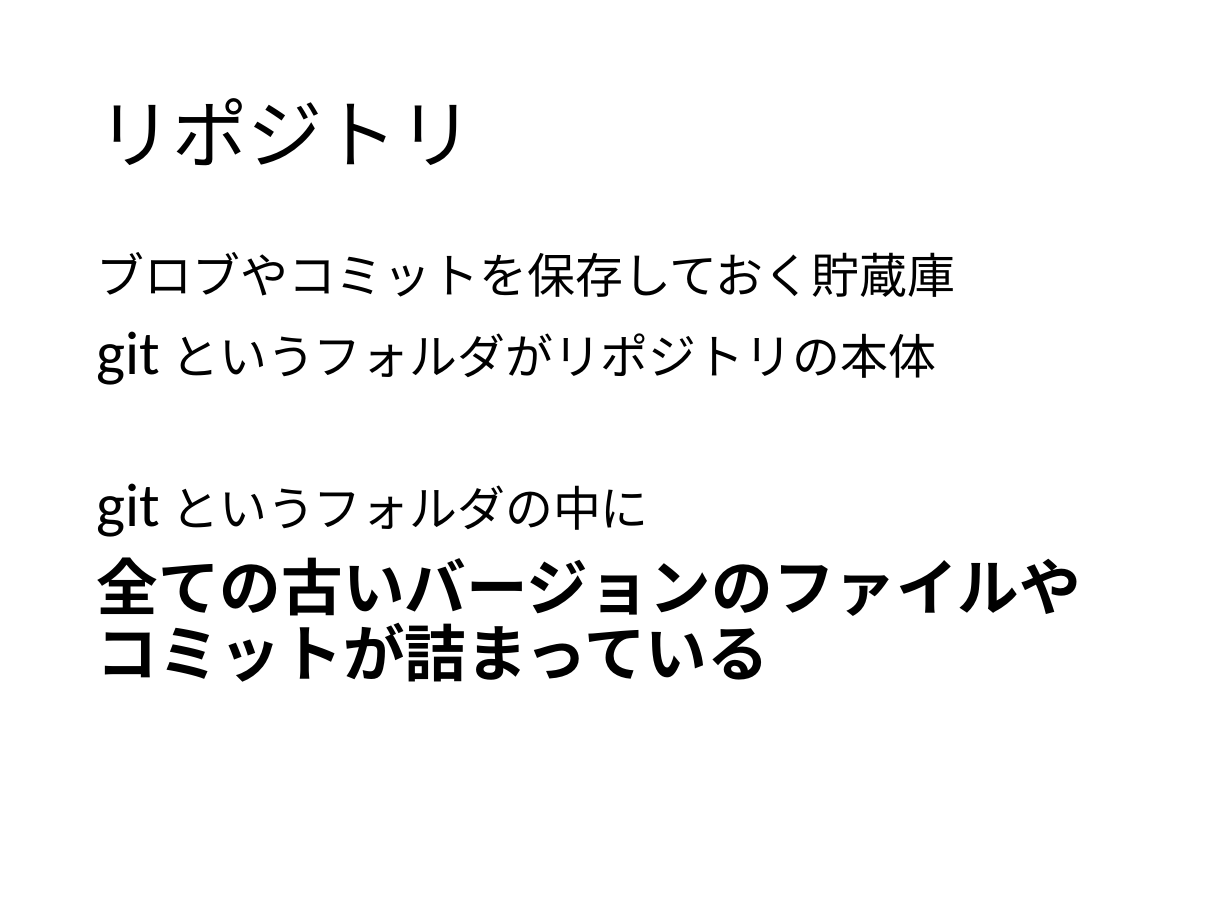
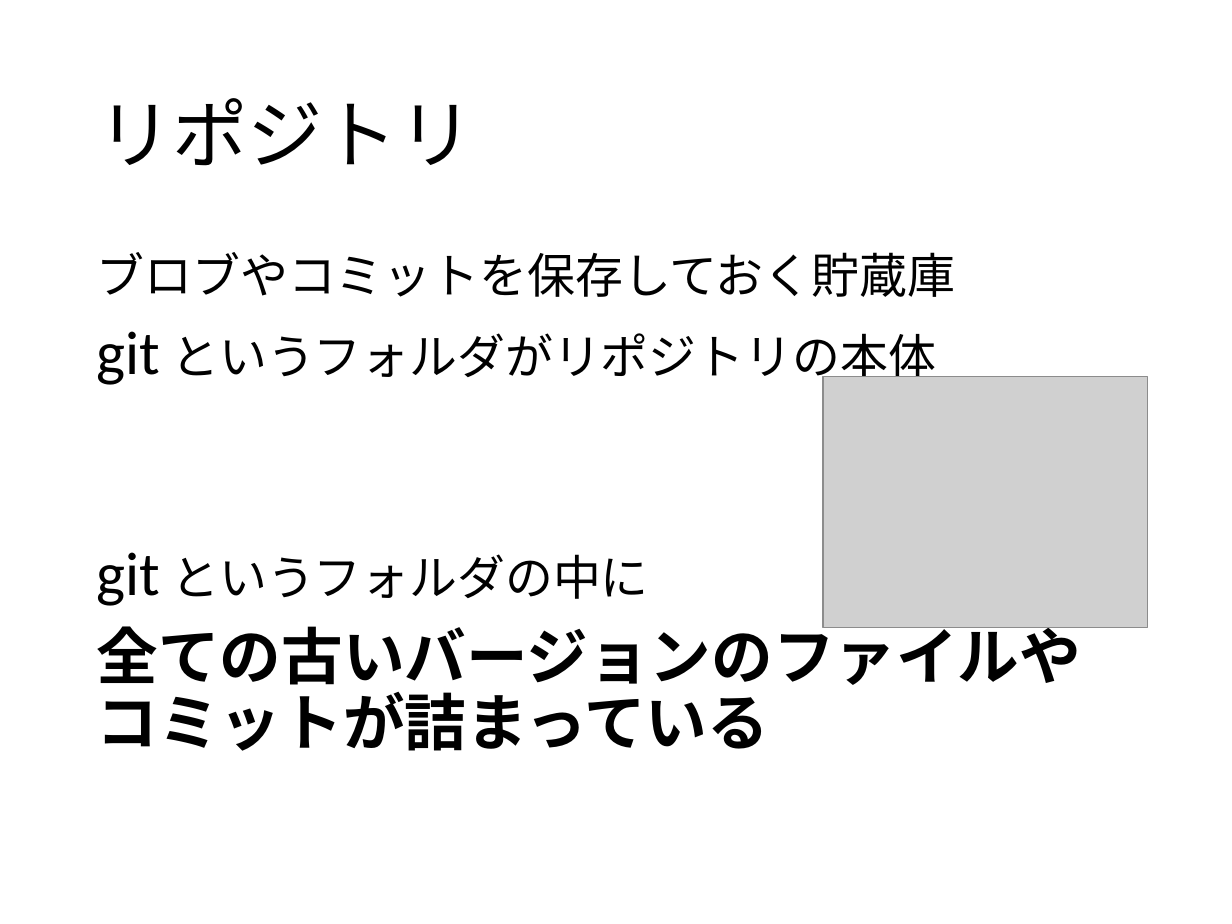
Before and after one commit to matsubara0507/learn-you-a-git-for-great-good, a slide deck: slide 10 of slide/part1.pptx (slide 8 before the commit). Drawn at 1232x924 pixels with LibreOffice and Linux fonts; fonts in the diff are those of the drawing; grey boxes stand for pictures; background and template pictures are left out. Boxes give left, top, right and bottom in pixels: in the first picture for what was removed or moved away, otherwise in the second. Text is boxed around its words. In the diff, an @@ line names an element or a change of style, - is before the commit and + after.

```diff
--- a/slide/part1.pptx
+++ b/slide/part1.pptx
@@ text "ブロブやコミットを保存しておく貯蔵庫" rewrapped from box(97, 252, 1081, 682) to box(97, 252, 1081, 751) @@
@@ picture added at box(823, 377, 1147, 628) @@
```
Also in this commit, not shown: 5 other slides changed, 2 slides added, 2 other files.
